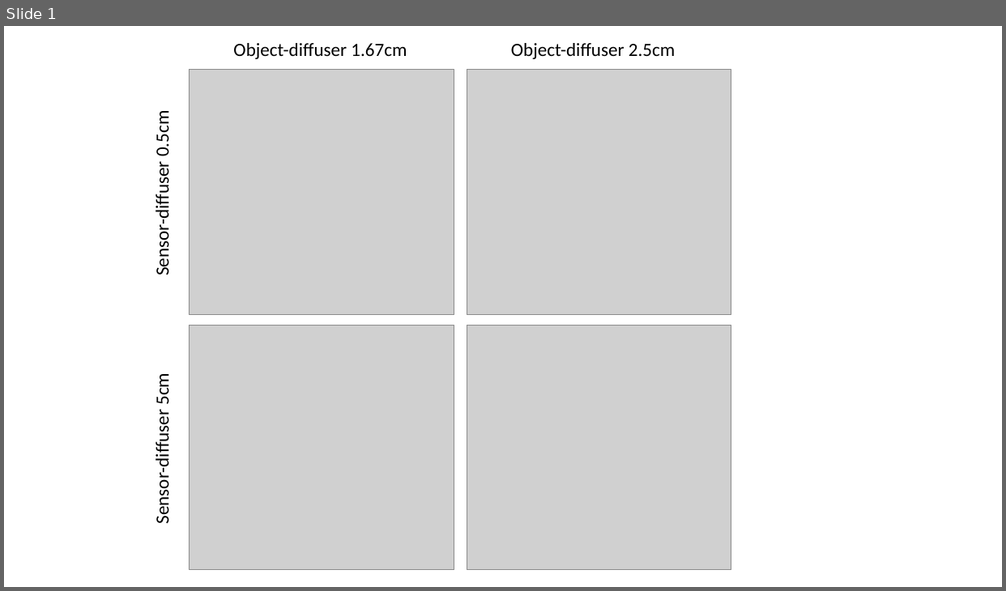
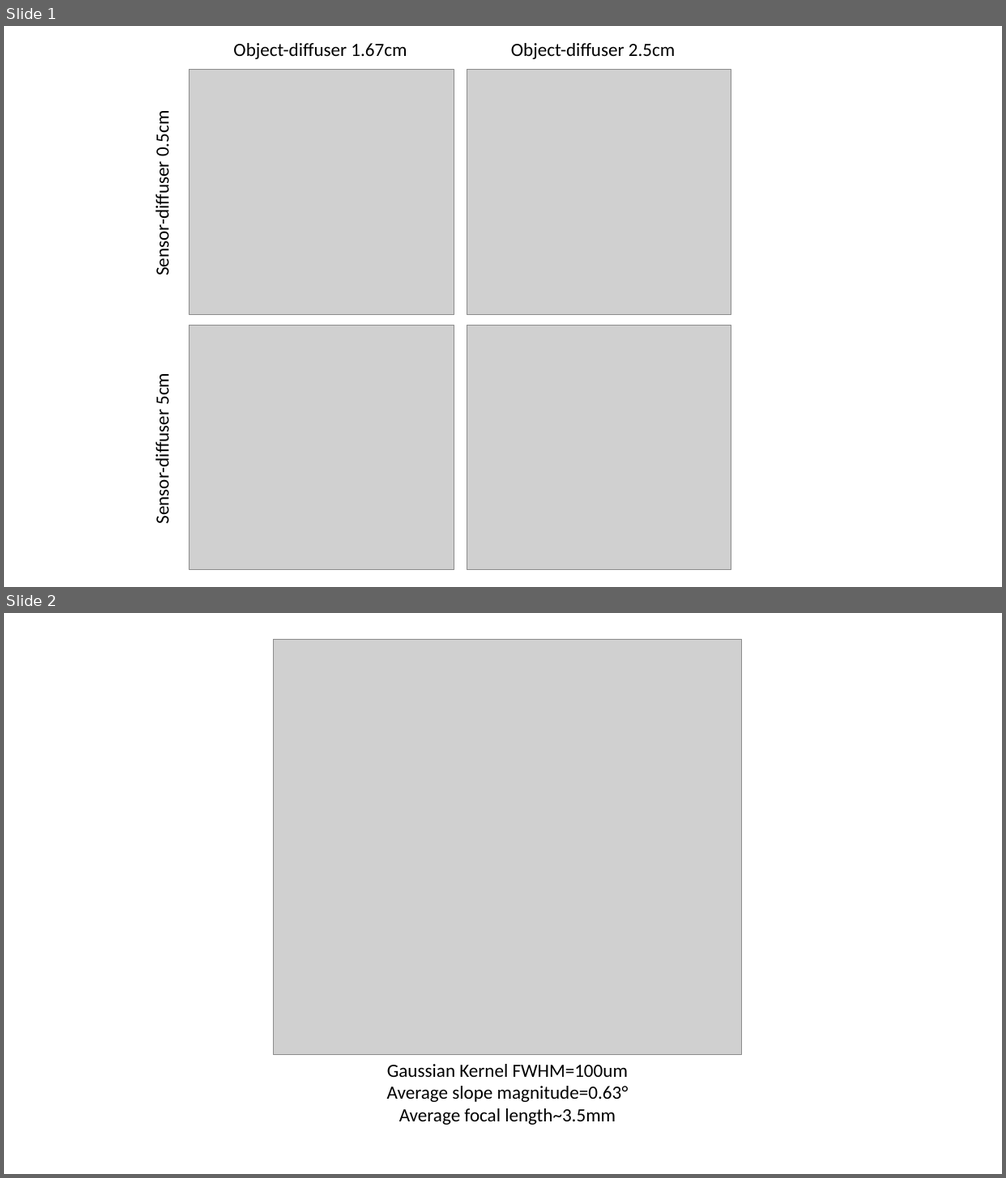
Before and after one commit to taehwan-kim/diffusercam_raytracing, a slide deck: ray_tracing/Presentation1.pptx. Shown one above the other, each under a label of ours: slide 1 before the commit, slides 1 and 2 after it. The pictures are 1006x591 and 1006x1178 pixels, drawn with LibreOffice and Linux fonts; fonts in the diff are those of the drawing; grey boxes stand for pictures. Boxes give left, top, right and bottom in pixels: in the first picture for what was removed or moved away, otherwise in the second. Text is boxed around its words. In the diff, an @@ line names an element or a change of style, - is before the commit and + after.

```diff
--- a/ray_tracing/Presentation1.pptx
+++ b/ray_tracing/Presentation1.pptx
@@ slide 2 added at bbox=[4, 613, 1002, 1174], background #FFFFFF @@
@@ picture added at bbox=[274, 639, 742, 1054] @@
@@ text added at bbox=[387, 1064, 629, 1125], 18 pt, text #000000 @@
+Gaussian Kernel FWHM=100um
+Average slope magnitude=0.63°
+Average focal length~3.5mm
```
Also in this commit, not shown: 1 slide changed, 1 other slide added, 7 other files.
